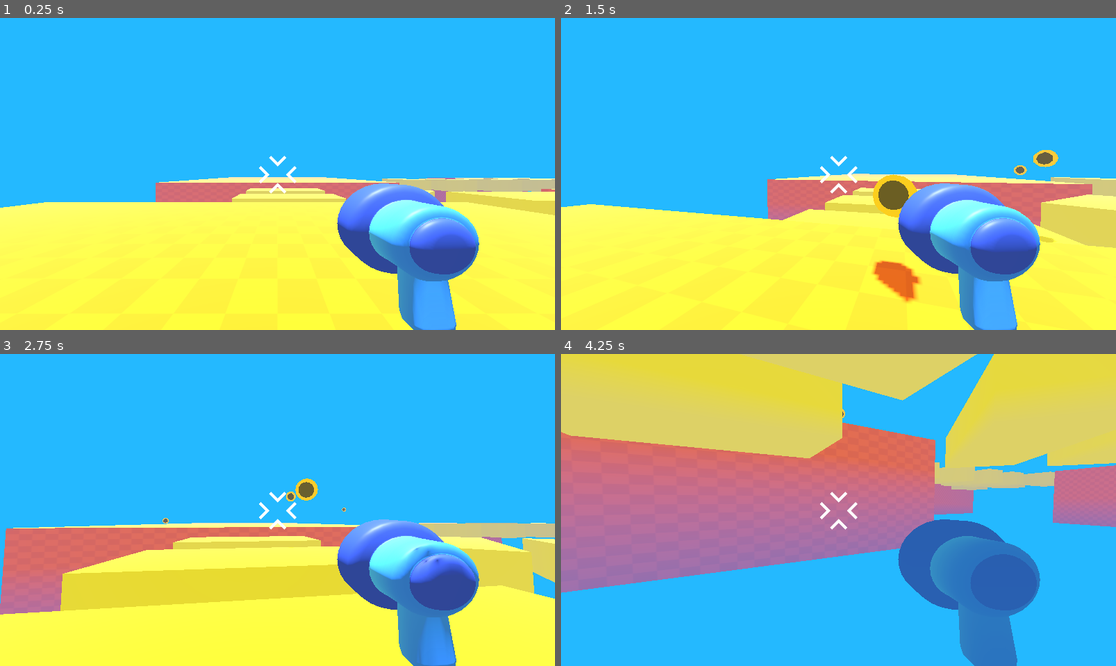
Above: before the commit, frames 1-4 (two rows, left to right).
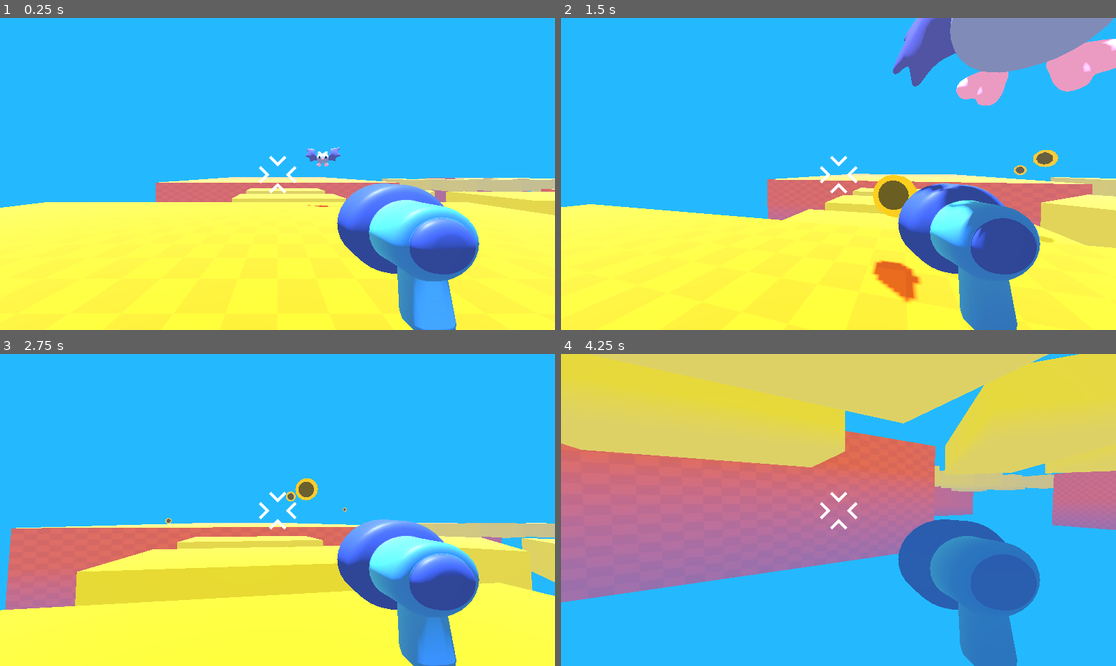
Above: after the commit, the same moments.

Repository: joao-enrique/fps-game
Game: Godot game, scene res://game.tscn
Same seed, same stepped clock (60 frames per second), same inputs: the game is played once before the commit and once after it. The project has no main scene, so this scene is started directly.
Inputs (mouse positions are in pixels of both pictures, inside the frame that each line leads up to):
- Up to frame 1 (0.25 s): no input
- Up to frame 2 (1.5 s): move the mouse to (866, 174) at 0.52 s; press the mouse at (866, 174) at 0.53 s; hold Up (ui_up) from 0.53 s (still down); tap Space (jump) at 0.77 s; move the mouse to (810, 174) at 1.27 s; release the mouse at (810, 174) at 1.28 s; click (810, 174) at 1.35 s
- Up to frame 3 (2.75 s): keep holding Up (ui_up); tap Space (jump) at 1.52 s; move the mouse to (288, 503) at 2.02 s; press the mouse at (288, 503) at 2.03 s
- Up to frame 4 (4.25 s): keep holding Up (ui_up); move the mouse to (832, 516) at 2.77 s; release the mouse at (832, 516) at 2.78 s; click (832, 516) at 2.85 s; tap Space (jump) at 3.02, 3.77 s; move the mouse to (877, 513) at 3.52 s; press the mouse at (877, 513) at 3.53 s

The runs differ from the first frame. In frame 1, 0.2% of the frame differs, in the area x 55-62%, y 41-61%; in frame 2, 11%; in frame 3, 2.3%; in frame 4, 12%, in the area x 0-100%, y 0-80%.

Commit message:
💾Feat: add Enemy follow player

Diff:
--- a/game.tscn
+++ b/game.tscn
@@ -214,4 +214,4 @@
 environment = SubResource("Environment_jc6u4")
 
 [node name="Mob" parent="." instance=ExtResource("4_buh76")]
-transform = Transform3D(1, 0, 0, 0, 1, 0, 0, 0, 1, 2, 13, -12)
+transform = Transform3D(1, 0, 0, 0, 1, 0, 0, 0, 1, 2, 4, -9)
--- a/mob/bat_model.tscn
+++ b/mob/bat_model.tscn
@@ -166,19 +166,19 @@
 script = ExtResource("2_cgfok")
 
 [node name="Skeleton3D" parent="Armature" index="0"]
-bones/0/position = Vector3(0, 0.0236, 0)
-bones/1/rotation = Quaternion(0.206277, -0.0209044, -0.6227, 0.754492)
-bones/2/rotation = Quaternion(0.171348, 0.0777927, 0.406159, 0.894217)
-bones/3/rotation = Quaternion(0.106089, 0.0919661, 0.362899, 0.921191)
-bones/4/rotation = Quaternion(0.206277, 0.0209044, 0.6227, 0.754492)
-bones/5/rotation = Quaternion(0.171348, -0.0777927, -0.406159, 0.894217)
-bones/6/rotation = Quaternion(0.106089, -0.0919661, -0.362899, 0.921191)
+bones/0/position = Vector3(0, -0.0236, 0)
+bones/1/rotation = Quaternion(-0.0388402, 0.185736, -0.644363, 0.740804)
+bones/2/rotation = Quaternion(-0.187827, -0.0538874, 0.270486, 0.942685)
+bones/3/rotation = Quaternion(-0.169904, 0.0103945, 0.212565, 0.962206)
+bones/4/rotation = Quaternion(-0.0388402, -0.185736, 0.644363, 0.740804)
+bones/5/rotation = Quaternion(-0.187827, 0.0538874, -0.270486, 0.942685)
+bones/6/rotation = Quaternion(-0.169904, -0.0103945, -0.212565, 0.962206)
 bones/7/position = Vector3(0.130992, -0.227392, -0.0878515)
-bones/7/rotation = Quaternion(0.261968, 0.0834551, 0.265751, 0.924004)
-bones/8/rotation = Quaternion(3.27005e-08, 0.633604, 0.773658, 2.57455e-08)
+bones/7/rotation = Quaternion(0.261968, 0.0834552, 0.265751, 0.924005)
+bones/8/rotation = Quaternion(3.46691e-08, 0.599793, 0.800155, 2.07727e-08)
 bones/10/position = Vector3(-0.130992, -0.227392, -0.0878515)
-bones/10/rotation = Quaternion(0.261968, -0.0834551, -0.265751, 0.924004)
-bones/11/rotation = Quaternion(2.72771e-08, 0.633604, 0.773658, 3.18929e-08)
+bones/10/rotation = Quaternion(0.261968, -0.0834552, -0.265751, 0.924005)
+bones/11/rotation = Quaternion(3.64487e-08, 0.599793, 0.800155, 4.71347e-08)
 
 [node name="bat" parent="Armature/Skeleton3D" index="0"]
 surface_material_override/0 = ExtResource("2_n5pi1")
--- a/scripts/mob.gd
+++ b/scripts/mob.gd
@@ -1,6 +1,15 @@
 extends RigidBody3D
 
+var speed = randf_range(2.0, 4.0)
+
 @onready var bat_model = $bat_model
+@onready var player = get_node("/root/Game/Player")
+
+func _physics_process(delta):
+	var direction = global_position.direction_to(player.global_position)
+	direction.y = 0.0
+	linear_velocity = direction * speed
+	bat_model.rotation.y = Vector3.FORWARD.signed_angle_to(direction, Vector3.UP) + PI
 
 func take_damage():
 	bat_model.hurt();
